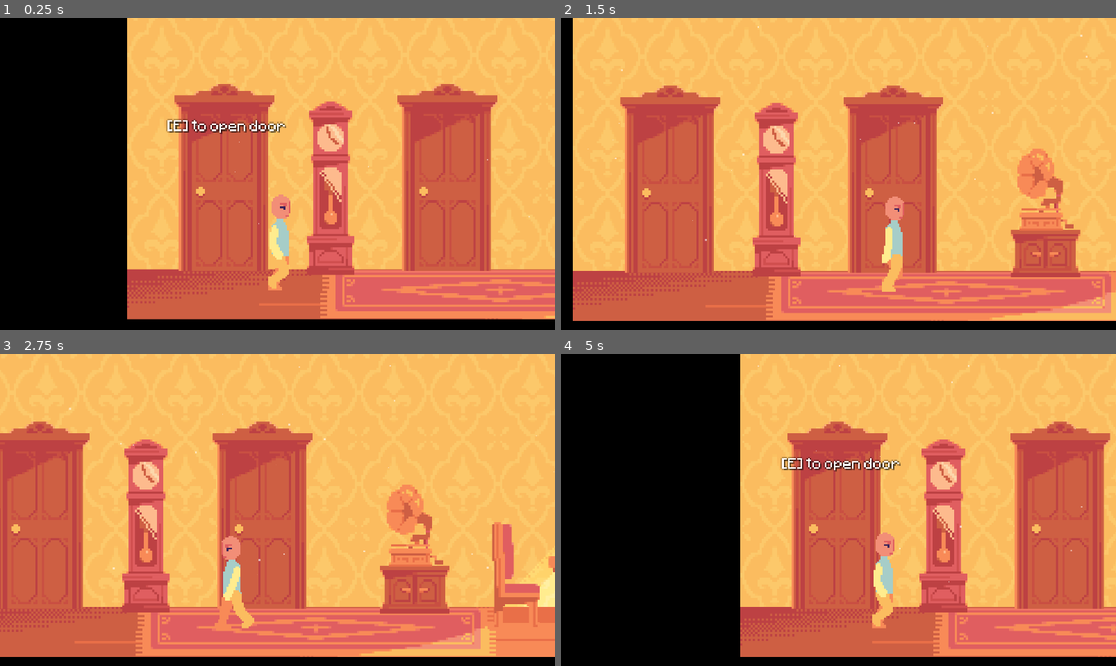
Above: before the commit, frames 1-4 (two rows, left to right).
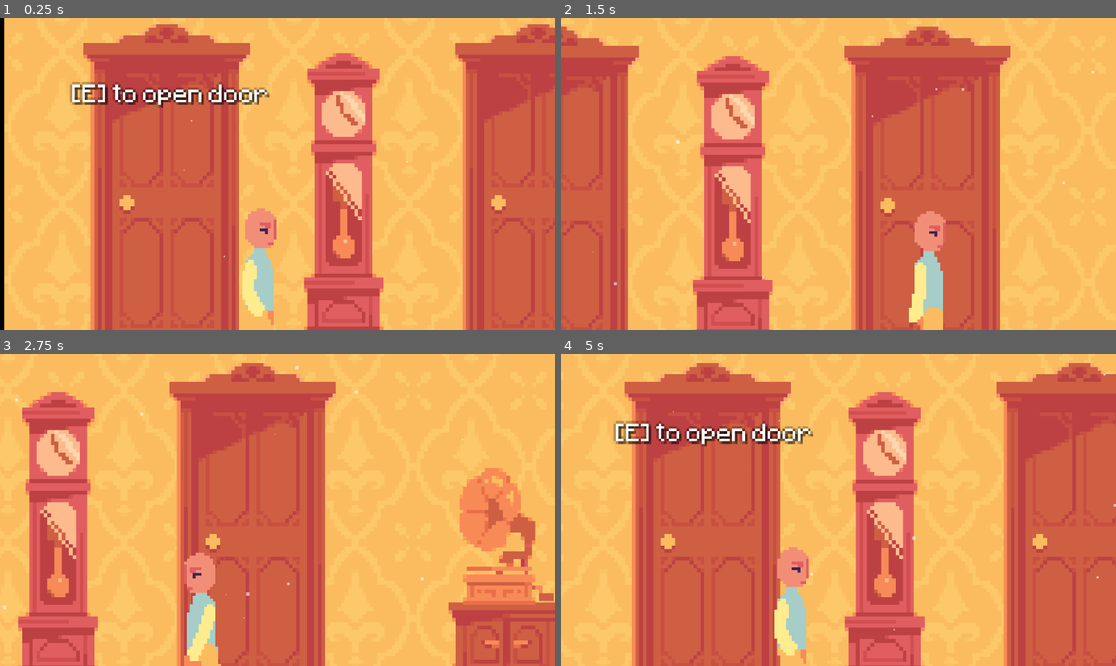
Above: after the commit, the same moments.

Repository: Belligool/cogni-thief
Game: Godot game, scene res://scenes/phase_1/day_1/day1.tscn
Same seed, same stepped clock (60 frames per second), same inputs: the game is played once before the commit and once after it. Before the commit the project starts from res://scenes/phase_1/day_1/game.tscn. Sound files missing from this copy of the repository are replaced by a short silence.
Inputs:
- Up to frame 1 (0.25 s): no input
- Up to frame 2 (1.5 s): hold E (interact) 0.53-1.28 s; hold D (move_right) from 0.53 s (still down); tap E (interact) at 1.35 s
- Up to frame 3 (2.75 s): release D (move_right) at 2.03 s; hold A (move_left) from 2.03 s (still down); hold Space (next_dialog) from 2.03 s (still down); tap E (interact) at 2.3 s
- Up to frame 4 (5 s): release Space (next_dialog) at 2.78 s; tap E (interact) at 2.85, 4.55 s; hold E (interact) 3.53-4.28 s; release A (move_left) at 4.28 s; hold D (move_right) from 4.28 s (still down); tap Space (next_dialog) at 4.35 s

The runs differ from the first frame. In frame 1, 73% of the frame differs, in the area x 0-100%, y 0-100%; in frame 2, 62%; in frame 3, 52%; in frame 4, 76%.

Commit message:
feat: bubble chat not finalize and added camera + world collision boundaries

Diff:
--- a/dialog/ui/DialogUI.tscn
+++ /dev/null
@@ -1,40 +0,0 @@
-[gd_scene load_steps=2 format=3 uid="uid://dt7ouuv3yxyo7"]
-
-[ext_resource type="Script" uid="uid://bdw3nvj0o2ibh" path="res://dialog/ui/dialog_ui.gd" id="1_b2cer"]
-
-[node name="dialog_ui" type="CanvasLayer"]
-script = ExtResource("1_b2cer")
-
-[node name="Bar" type="PanelContainer" parent="."]
-offset_right = 40.0
-offset_bottom = 40.0
-
-[node name="VBox" type="VBoxContainer" parent="Bar"]
-layout_mode = 2
-
-[node name="SpeakerRow" type="HBoxContainer" parent="Bar/VBox"]
-layout_mode = 2
-
-[node name="TextureRect" type="TextureRect" parent="Bar/VBox/SpeakerRow"]
-layout_mode = 2
-
-[node name="TextBlock" type="VBoxContainer" parent="Bar/VBox/SpeakerRow"]
-layout_mode = 2
-
-[node name="SpeakerName" type="Label" parent="Bar/VBox/SpeakerRow/TextBlock"]
-layout_mode = 2
-
-[node name="DialogText" type="RichTextLabel" parent="Bar/VBox/SpeakerRow/TextBlock"]
-layout_mode = 2
-
-[node name="HBoxContainer" type="HBoxContainer" parent="Bar/VBox"]
-layout_mode = 2
-
-[node name="Choice0" type="Button" parent="Bar/VBox/HBoxContainer"]
-layout_mode = 2
-
-[node name="Choice1" type="Button" parent="Bar/VBox/HBoxContainer"]
-layout_mode = 2
-
-[node name="Choice2" type="Button" parent="Bar/VBox/HBoxContainer"]
-layout_mode = 2
--- /dev/null
+++ b/dialog/ui/dialog_bubble.tscn
@@ -0,0 +1,79 @@
+[gd_scene load_steps=11 format=3 uid="uid://cvailsahsh57i"]
+
+[ext_resource type="Texture2D" uid="uid://d3euwavw74glh" path="res://assets/sprites/chara_2-Sheet.png" id="1_eyc40"]
+[ext_resource type="AudioStream" uid="uid://qt4y7x3sqqri" path="res://assets/sounds/freesound_community-walking-on-a-wooden-floor-14743.mp3" id="2_q34ow"]
+
+[sub_resource type="GDScript" id="GDScript_37fl5"]
+
+[sub_resource type="AtlasTexture" id="AtlasTexture_g2els"]
+atlas = ExtResource("1_eyc40")
+region = Rect2(184, 0, 184, 448)
+
+[sub_resource type="AtlasTexture" id="AtlasTexture_qhqgy"]
+atlas = ExtResource("1_eyc40")
+region = Rect2(0, 0, 184, 448)
+
+[sub_resource type="AtlasTexture" id="AtlasTexture_dqkch"]
+atlas = ExtResource("1_eyc40")
+region = Rect2(184, 0, 184, 448)
+
+[sub_resource type="AtlasTexture" id="AtlasTexture_qlg0r"]
+atlas = ExtResource("1_eyc40")
+region = Rect2(368, 0, 184, 448)
+
+[sub_resource type="AtlasTexture" id="AtlasTexture_tuyoq"]
+atlas = ExtResource("1_eyc40")
+region = Rect2(552, 0, 184, 448)
+
+[sub_resource type="SpriteFrames" id="SpriteFrames_tuyoq"]
+animations = [{
+"frames": [{
+"duration": 1.0,
+"texture": SubResource("AtlasTexture_g2els")
+}],
+"loop": true,
+"name": &"idle",
+"speed": 4.0
+}, {
+"frames": [{
+"duration": 1.0,
+"texture": SubResource("AtlasTexture_qhqgy")
+}, {
+"duration": 1.0,
+"texture": SubResource("AtlasTexture_dqkch")
+}, {
+"duration": 1.0,
+"texture": SubResource("AtlasTexture_qlg0r")
+}, {
+"duration": 1.0,
+"texture": SubResource("AtlasTexture_tuyoq")
+}],
+"loop": true,
+"name": &"walk",
+"speed": 4.0
+}]
+
+[sub_resource type="RectangleShape2D" id="RectangleShape2D_g2els"]
+size = Vector2(11, 27)
+
+[node name="player" type="CharacterBody2D" groups=["player"]]
+collision_layer = 2
+collision_mask = 5
+script = SubResource("GDScript_37fl5")
+
+[node name="AnimatedSprite2D" type="AnimatedSprite2D" parent="."]
+position = Vector2(0, -13.589668)
+scale = Vector2(0.06037704, 0.060377013)
+sprite_frames = SubResource("SpriteFrames_tuyoq")
+animation = &"walk"
+autoplay = "idle"
+frame_progress = 0.5883908
+
+[node name="CollisionShape2D" type="CollisionShape2D" parent="."]
+z_index = 5
+position = Vector2(0, -13.5)
+shape = SubResource("RectangleShape2D_g2els")
+
+[node name="AudioStreamPlayer2D" type="AudioStreamPlayer2D" parent="."]
+stream = ExtResource("2_q34ow")
+pitch_scale = 1.16
--- a/dialog/ui/dialog_ui.gd
+++ /dev/null
@@ -1,7 +0,0 @@
-extends CanvasLayer
-
-@onready var bar: PanelContainer = $Bar
-@onready var portrait: TextureRect      = $Bar/VBox/SpeakerRow/Portrait
-@onready var speaker_name: Label        = $Bar/VBox/SpeakerRow/TextBlock/SpeakerName
-@onready var dialog_text: RichTextLabel = $Bar/VBox/SpeakerRow/TextBlock/DialogText
-@onready var choices_row: HBoxContainer = $Bar/VBox/ChoicesRow
--- /dev/null
+++ b/dialog/ui/speech_bubble.gd
@@ -0,0 +1,43 @@
+extends Node2D
+
+@onready var container: NinePatchRect = $BubbleContainer
+@onready var dialog_text:RichTextLabel = $BubbleContainer/DialogText
+
+var _full_text: String = ""
+var _chars_shown: int = 0
+var _typing: bool = false
+var _typing_speed: float = 0.03
+var _typing_timer: float = 0.0
+
+func _ready() -> void:
+	hide()
+
+func _process(delta: float) -> void:
+	if not _typing:
+		return
+	_typing_timer += delta
+	if _typing_timer >= _typing_speed:
+		_typing_timer = 0.0
+		_chars_shown += 1
+		dialog_text.text = _full_text.left(_chars_shown)
+		if _chars_shown >= _full_text.length():
+			_typing = false
+
+func show_line(text: String) ->  void:
+	show()
+	_full_text = text
+	_chars_shown = 0
+	_typing_timer = 0.0
+	dialog_text.text = ""
+	_typing = true
+
+func skip_typing() -> void:
+	if _typing:
+		_typing = false
+		dialog_text.text = _full_text
+
+func clear() -> void:
+	hide()
+	dialog_text.text = ""
+	_full_text = ""
+	_typing = false
--- /dev/null
+++ b/dialog/ui/speech_bubble.tscn
@@ -0,0 +1,41 @@
+[gd_scene load_steps=3 format=3 uid="uid://bt1pjdw052frb"]
+
+[ext_resource type="Script" uid="uid://bksekc1uu6lbf" path="res://dialog/ui/speech_bubble.gd" id="1_1grvm"]
+[ext_resource type="FontFile" uid="uid://cgmducf28r2ek" path="res://assets/fonts/Minecraftia-Regular.ttf" id="2_v5qyt"]
+
+[node name="SpeechBubble" type="Node2D"]
+script = ExtResource("1_1grvm")
+
+[node name="BubbleContainer" type="NinePatchRect" parent="."]
+custom_minimum_size = Vector2(150, 60)
+anchors_preset = 5
+anchor_left = 0.5
+anchor_right = 0.5
+offset_right = 150.0
+offset_bottom = 60.0
+grow_horizontal = 2
+scale = Vector2(0.5, 0.5)
+pivot_offset = Vector2(-75, -30)
+region_rect = Rect2(0, -80, 0, 0)
+
+[node name="DialogText" type="RichTextLabel" parent="BubbleContainer"]
+layout_mode = 1
+anchors_preset = 15
+anchor_right = 1.0
+anchor_bottom = 1.0
+grow_horizontal = 2
+grow_vertical = 2
+theme_override_colors/font_outline_color = Color(0, 0, 0, 1)
+theme_override_colors/font_shadow_color = Color(0, 0, 0, 1)
+theme_override_constants/shadow_outline_size = 1
+theme_override_constants/shadow_offset_x = 0
+theme_override_constants/shadow_offset_y = 1
+theme_override_constants/outline_size = 1
+theme_override_fonts/normal_font = ExtResource("2_v5qyt")
+theme_override_font_sizes/normal_font_size = 8
+theme_override_font_sizes/bold_font_size = 8
+theme_override_font_sizes/bold_italics_font_size = 8
+theme_override_font_sizes/italics_font_size = 8
+theme_override_font_sizes/mono_font_size = 8
+bbcode_enabled = true
+fit_content = true
--- a/interaction/interactable objects/gramaphone.tscn
+++ b/interaction/interactable objects/gramaphone.tscn
@@ -1,9 +1,10 @@
-[gd_scene load_steps=6 format=3 uid="uid://b5ll47i2xs2fw"]
+[gd_scene load_steps=7 format=3 uid="uid://b5ll47i2xs2fw"]
 
 [ext_resource type="Texture2D" uid="uid://bwmhatvs3rl5c" path="res://assets/Matthijs/Corridor Room/gramaphone.png" id="1_3bpq6"]
 [ext_resource type="Script" uid="uid://387uhq2744o" path="res://interaction/interactable scripts/gramaphone.gd" id="1_d1qyr"]
 [ext_resource type="Script" uid="uid://cq6r3it7jjj3i" path="res://interaction/interaction area/interaction_area.gd" id="2_d1qyr"]
 [ext_resource type="Resource" uid="uid://clup1uyouhssy" path="res://dialog/definition/gramaphone_dialog.tres" id="2_m84q4"]
+[ext_resource type="PackedScene" uid="uid://bt1pjdw052frb" path="res://dialog/ui/speech_bubble.tscn" id="5_8s3jp"]
 
 [sub_resource type="CircleShape2D" id="CircleShape2D_m84q4"]
 radius = 170.10736
@@ -31,5 +32,7 @@
 position = Vector2(-13.050293, -12.413788)
 shape = SubResource("CircleShape2D_m84q4")
 
+[node name="SpeechBubble" parent="." instance=ExtResource("5_8s3jp")]
+
 [connection signal="body_entered" from="InteractionArea" to="InteractionArea" method="_on_body_entered"]
 [connection signal="body_exited" from="InteractionArea" to="InteractionArea" method="_on_body_exited"]
--- a/interaction/interactable scripts/gramaphone.gd
+++ b/interaction/interactable scripts/gramaphone.gd
@@ -1,12 +1,22 @@
 extends Node2D
 
 @onready var interaction_area: InteractionArea = $InteractionArea
-@onready var sprite = $Sprite2D
+@onready var bubble: Node2D = $SpeechBubble
 @export var dialog: DialogData
+@export var puzzle_dialog: DialogData
+@export var puzzle_id: String = ""
 
 func _ready() -> void:
 	interaction_area.interact = Callable(self, "_on_interact")
+	DialogManager.line_changed.connect(_on_line_changed)
+	DialogManager.dialog_ended.connect(_on_dialog_ended)
 
 func _on_interact():
 	DialogManager.start(dialog)
 	await DialogManager.dialog_ended
+
+func _on_line_changed(line: DialogLine) -> void:
+	bubble.show_line(line.text)
+
+func _on_dialog_ended(_npc_id: String) -> void:
+	bubble.clear()
--- a/interaction/interactionManager.tscn
+++ b/interaction/interactionManager.tscn
@@ -8,10 +8,8 @@
 
 [node name="Label" type="Label" parent="."]
 z_index = 20
-offset_left = -15.0
-offset_top = -13.000002
-offset_right = 53.0
-offset_bottom = 9.999998
+offset_right = 68.0
+offset_bottom = 23.0
 scale = Vector2(0.4283744, 0.4283744)
 theme_override_colors/font_shadow_color = Color(0, 0, 0, 0.47058824)
 theme_override_colors/font_outline_color = Color(0, 0, 0, 1)
--- a/project.godot
+++ b/project.godot
@@ -26,11 +26,6 @@
 DialogManager="*res://autoloader/dialog_manager.gd"
 QuestManager="*res://autoloader/quest_manager.gd"
 TransitionManager="*res://autoloader/transition_manager.gd"
-
-[display]
-
-window/size/viewport_width=1920
-window/size/viewport_height=1080
 
 [global_group]
 
--- a/scenes/phase_1/day_1/game.tscn
+++ b/scenes/phase_1/day_1/day1.tscn
@@ -1,21 +1,20 @@
 [gd_scene load_steps=21 format=3 uid="uid://dyvgohn20rlm7"]
 
-[ext_resource type="Texture2D" uid="uid://ccqctdxg3hdif" path="res://assets/Matthijs/Corridor Room/corridor_wall.png" id="1_vnrt2"]
-[ext_resource type="Texture2D" uid="uid://bwmhatvs3rl5c" path="res://assets/Matthijs/Corridor Room/gramaphone.png" id="2_4axs2"]
-[ext_resource type="Texture2D" uid="uid://dlbqrpl8htdvr" path="res://assets/Matthijs/Corridor Room/corridor_floor.png" id="3_hp6nk"]
-[ext_resource type="PackedScene" uid="uid://cdu122bjcg3x1" path="res://interaction/interactable objects/matthijs's door.tscn" id="4_ajphn"]
-[ext_resource type="Texture2D" uid="uid://cni8a5u23nm6t" path="res://assets/Matthijs/Corridor Room/rug.png" id="5_ekeoc"]
-[ext_resource type="PackedScene" uid="uid://2e4vei40e5c3" path="res://interaction/interactable objects/parent's door.tscn" id="6_af3xe"]
-[ext_resource type="Texture2D" uid="uid://de6jaxtvdylg3" path="res://assets/Matthijs/Corridor Room/grandfather_clock.png" id="7_neocd"]
-[ext_resource type="Texture2D" uid="uid://cvu1agvqr8ny5" path="res://assets/Matthijs/Corridor Room/cabinet.png" id="8_hmoq3"]
-[ext_resource type="PackedScene" uid="uid://b5ll47i2xs2fw" path="res://interaction/interactable objects/gramaphone.tscn" id="9_n71o7"]
-[ext_resource type="Texture2D" uid="uid://cvrra6jd0q8mb" path="res://assets/Matthijs/Corridor Room/dining_table.png" id="10_4o3wn"]
-[ext_resource type="Texture2D" uid="uid://bfre3bbsmldmj" path="res://assets/sprites/world_tileset.png" id="11_8yi5o"]
-[ext_resource type="PackedScene" uid="uid://bxhe8bcuuj8pn" path="res://scenes/player.tscn" id="12_cebna"]
-[ext_resource type="AudioStream" uid="uid://dpja14x86qmdk" path="res://assets/music/Sam Saimun - Dibawah Sinar Bulan Purnama (1952) - Penggiat Bunyi.mp3" id="13_bmq7a"]
+[ext_resource type="Texture2D" uid="uid://ccqctdxg3hdif" path="res://assets/Matthijs/Corridor Room/corridor_wall.png" id="1_wi35l"]
+[ext_resource type="Texture2D" uid="uid://dlbqrpl8htdvr" path="res://assets/Matthijs/Corridor Room/corridor_floor.png" id="2_rkh0q"]
+[ext_resource type="PackedScene" uid="uid://cdu122bjcg3x1" path="res://interaction/interactable objects/matthijs's door.tscn" id="3_pfpnu"]
+[ext_resource type="Texture2D" uid="uid://cni8a5u23nm6t" path="res://assets/Matthijs/Corridor Room/rug.png" id="4_r7yew"]
+[ext_resource type="PackedScene" uid="uid://2e4vei40e5c3" path="res://interaction/interactable objects/parent's door.tscn" id="5_dajpv"]
+[ext_resource type="Texture2D" uid="uid://de6jaxtvdylg3" path="res://assets/Matthijs/Corridor Room/grandfather_clock.png" id="6_1bhvo"]
+[ext_resource type="Texture2D" uid="uid://cvu1agvqr8ny5" path="res://assets/Matthijs/Corridor Room/cabinet.png" id="7_qa4qy"]
+[ext_resource type="Texture2D" uid="uid://cvrra6jd0q8mb" path="res://assets/Matthijs/Corridor Room/dining_table.png" id="8_ljrn2"]
+[ext_resource type="PackedScene" uid="uid://b5ll47i2xs2fw" path="res://interaction/interactable objects/gramaphone.tscn" id="9_8m3sr"]
+[ext_resource type="Texture2D" uid="uid://bfre3bbsmldmj" path="res://assets/sprites/world_tileset.png" id="10_2gliv"]
+[ext_resource type="PackedScene" uid="uid://bxhe8bcuuj8pn" path="res://scenes/player.tscn" id="11_h6at1"]
+[ext_resource type="AudioStream" uid="uid://dpja14x86qmdk" path="res://assets/music/Sam Saimun - Dibawah Sinar Bulan Purnama (1952) - Penggiat Bunyi.mp3" id="12_lk34k"]
 
 [sub_resource type="TileSetAtlasSource" id="TileSetAtlasSource_lnu2h"]
-texture = ExtResource("11_8yi5o")
+texture = ExtResource("10_2gliv")
 0:0/0 = 0
 0:0/0/physics_layer_0/polygon_0/points = PackedVector2Array(-8, -8, 8, -8, 8, 8, -8, 8)
 1:0/0 = 0
@@ -215,51 +214,49 @@
 scale_curve = SubResource("CurveTexture_iywne")
 color = Color(1, 1, 1, 0.5921569)
 
+[sub_resource type="RectangleShape2D" id="RectangleShape2D_wi35l"]
+size = Vector2(3, 88)
+
 [node name="Phase_1_day_1" type="Node2D"]
 
 [node name="Wallpaper" type="Sprite2D" parent="."]
 position = Vector2(44.999996, -43.999996)
 scale = Vector2(0.076626636, 0.080555566)
-texture = ExtResource("1_vnrt2")
-
-[node name="Gramaphone" type="Sprite2D" parent="Wallpaper"]
-position = Vector2(50.999996, -37)
-scale = Vector2(0.076626636, 0.080555566)
-texture = ExtResource("2_4axs2")
+texture = ExtResource("1_wi35l")
 
 [node name="Floor" type="Sprite2D" parent="."]
 position = Vector2(44.999996, -7.000004)
 scale = Vector2(0.076626636, 0.080555566)
-texture = ExtResource("3_hp6nk")
-
-[node name="Matthijs\'sDoor" parent="." instance=ExtResource("4_ajphn")]
+texture = ExtResource("2_rkh0q")
+
+[node name="Matthijs\'sDoor" parent="." instance=ExtResource("3_pfpnu")]
 position = Vector2(-55, -14)
 
 [node name="Rug" type="Sprite2D" parent="."]
 position = Vector2(22.999998, -7)
 scale = Vector2(0.076626636, 0.080555566)
-texture = ExtResource("5_ekeoc")
-
-[node name="Parent\'sDoor" parent="." instance=ExtResource("6_af3xe")]
+texture = ExtResource("4_r7yew")
+
+[node name="Parent\'sDoor" parent="." instance=ExtResource("5_dajpv")]
 position = Vector2(8, -14)
 
 [node name="Grandfather\'s Clock" type="Sprite2D" parent="."]
 position = Vector2(-24.999998, -37.000004)
 scale = Vector2(0.076626636, 0.080555566)
-texture = ExtResource("7_neocd")
+texture = ExtResource("6_1bhvo")
 
 [node name="Cabinet" type="Sprite2D" parent="."]
 position = Vector2(50.999996, -19)
 scale = Vector2(0.076626636, 0.080555566)
-texture = ExtResource("8_hmoq3")
-
-[node name="Gramaphone2" parent="." instance=ExtResource("9_n71o7")]
-position = Vector2(51, -25)
+texture = ExtResource("7_qa4qy")
 
 [node name="Dining Table" type="Sprite2D" parent="."]
 position = Vector2(120, -29.999998)
 scale = Vector2(0.076626636, 0.080555566)
-texture = ExtResource("10_4o3wn")
+texture = ExtResource("8_ljrn2")
+
+[node name="Gramaphone2" parent="." instance=ExtResource("9_8m3sr")]
+position = Vector2(51, -25)
 
 [node name="TileMap" type="Node" parent="."]
 
@@ -267,19 +264,22 @@
 use_parent_material = true
 tile_set = SubResource("TileSet_lbhrr")
 
-[node name="Player" parent="." instance=ExtResource("12_cebna")]
+[node name="Player" parent="." instance=ExtResource("11_h6at1")]
 position = Vector2(-40, -7)
 
 [node name="Camera2D" type="Camera2D" parent="Player"]
 offset = Vector2(0, -33.425)
 zoom = Vector2(12.245, 12.245)
+limit_left = -80
+limit_right = 169
+limit_smoothed = true
 position_smoothing_enabled = true
 position_smoothing_speed = 3.0
 
 [node name="AudioStreamPlayer2D" type="AudioStreamPlayer2D" parent="."]
 position = Vector2(51, -28)
 scale = Vector2(0.049336817, 0.050347213)
-stream = ExtResource("13_bmq7a")
+stream = ExtResource("12_lk34k")
 volume_db = 1.5
 pitch_scale = 0.85
 autoplay = true
@@ -303,3 +303,15 @@
 amount = 150
 amount_ratio = 0.25
 process_material = SubResource("ParticleProcessMaterial_p57ef")
+
+[node name="LeftCollision" type="StaticBody2D" parent="."]
+
+[node name="CollisionShape2D" type="CollisionShape2D" parent="LeftCollision"]
+position = Vector2(-83.5, -44)
+shape = SubResource("RectangleShape2D_wi35l")
+
+[node name="RightCollision" type="StaticBody2D" parent="."]
+
+[node name="CollisionShape2D" type="CollisionShape2D" parent="RightCollision"]
+position = Vector2(174, -44)
+shape = SubResource("RectangleShape2D_wi35l")
--- a/scripts/player.gd
+++ b/scripts/player.gd
@@ -30,6 +30,7 @@
 		if not walking_sfx.playing:
 			walking_sfx.play(1)
 
+
 	if direction:
 		velocity.x = direction * SPEED
 	else:
Binary file added: assets/sprites/IMG_3991.png
Not shown, added: assets/sprites/IMG_3991.png.import
Not shown, removed: dialog/ui/dialog_ui.gd.uid
Not shown, added: dialog/ui/speech_bubble.gd.uid
